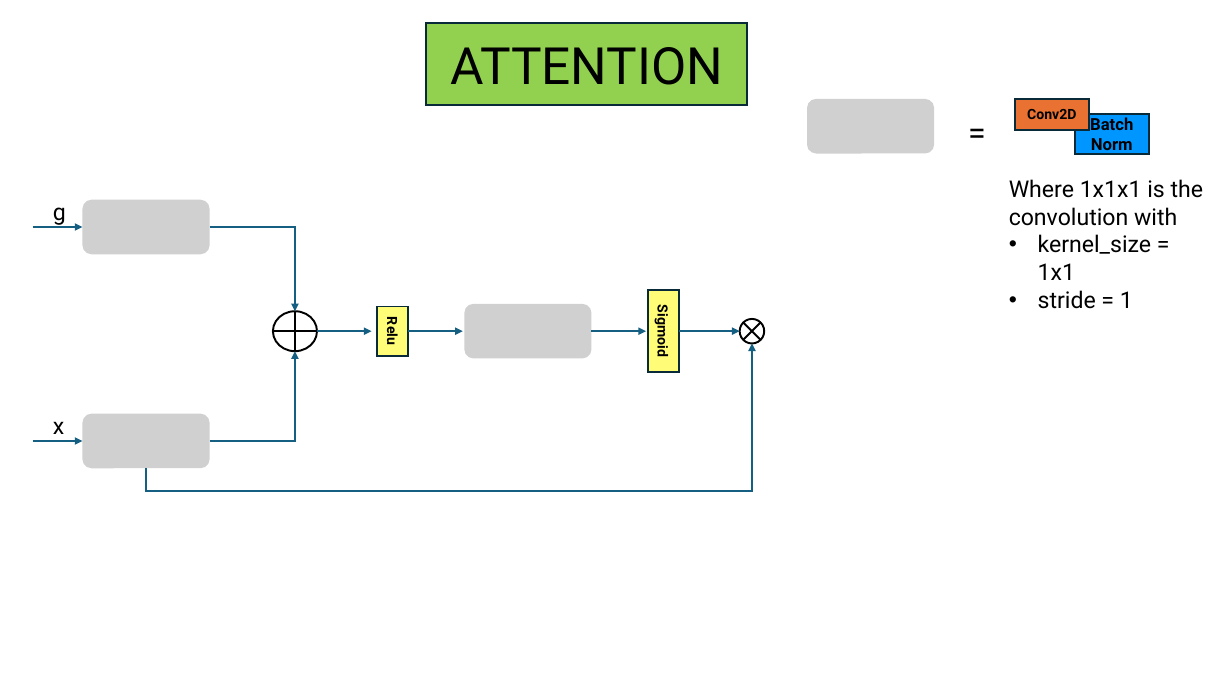
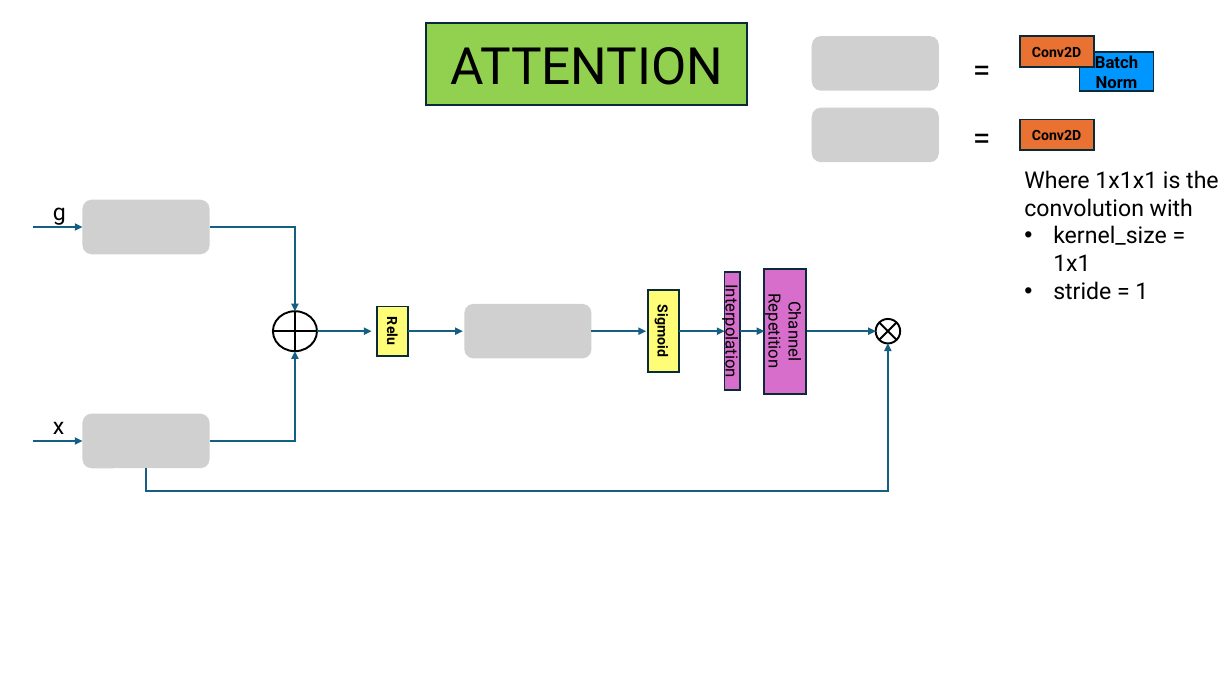
Before and after one commit to AdrianoEttari/pansharpening, a slide deck: slide 5 of models_representation.pptx. Drawn at 1232x693 pixels with LibreOffice and Linux fonts; fonts in the diff are those of the drawing; grey boxes stand for pictures. Boxes give left, top, right and bottom in pixels: in the first picture for what was removed or moved away, otherwise in the second. Text is boxed around its words. In the diff, an @@ line names an element or a change of style, - is before the commit and + after.

```diff
--- a/models_representation.pptx
+++ b/models_representation.pptx
@@ picture added at <box>812,36,940,91</box> @@
@@ 2 rectangles, 1 text: place and size @@
-2 rectangles, 1 text at <box>959,99,1149,155</box>
+2 rectangles, 1 text at <box>964,36,1153,92</box>
@@ picture: place and size @@
-picture at <box>807,99,934,153</box>
+picture at <box>812,107,940,162</box>
@@ text added at <box>964,113,1000,161</box>, 25 pt, text #000000 @@
+=
@@ rectangle added at <box>1019,119,1093,150</box>, fill #E97132, outline #092A39 1.5 pt, 11 pt, text #000000, bold @@
+Conv2D
@@ text "Where 1x1x1 is the": place and size @@
-text "Where 1x1x1 is the" at <box>1009,179,1203,309</box>
+text "Where 1x1x1 is the" at <box>1024,170,1218,300</box>
@@ rectangle added at <box>764,269,806,394</box>, fill #D86ECC, outline #092A39 1.5 pt, 13 pt, text #000000 @@
+Channel Repetition
@@ rectangle added at <box>724,272,740,390</box>, fill #D86ECC, outline #092A39 1.5 pt, 13 pt, text #000000 @@
+Interpolation
@@ flow chart summing junction: place and size @@
-flow chart summing junction at <box>739,319,764,344</box>
+flow chart summing junction at <box>876,319,901,344</box>
@@ elbow arrow moved from (146, 469) - (752, 344) to (146, 469) - (888, 344) @@
@@ arrow added from (679, 331) to (725, 331), #156082 1.5 pt @@
@@ arrow added from (740, 331) to (764, 331), #156082 1.5 pt @@
@@ arrow moved from (679, 331) - (739, 331) to (807, 331) - (876, 331) @@
```
Also in this commit, not shown: 2 other slides changed, 2 slides removed.
